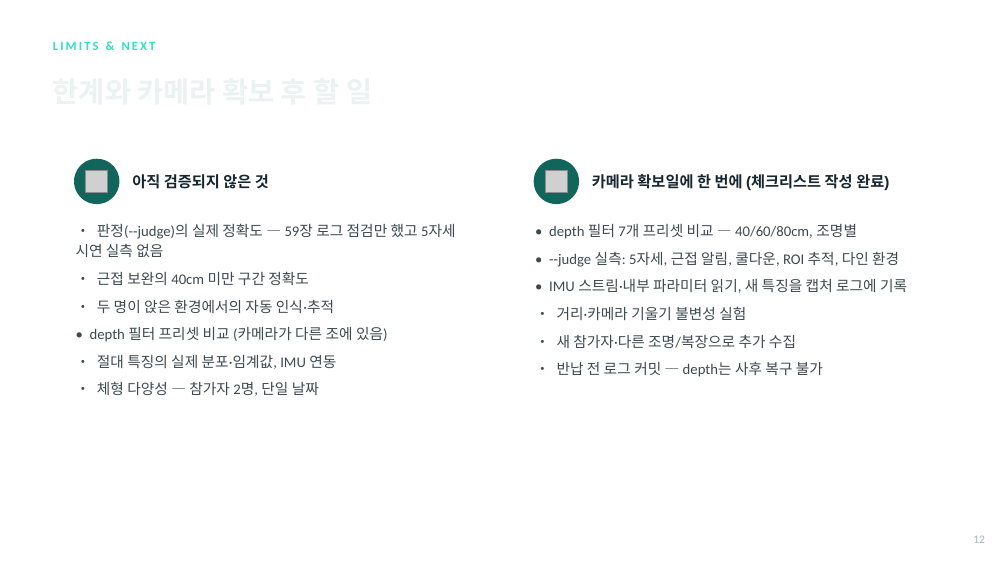
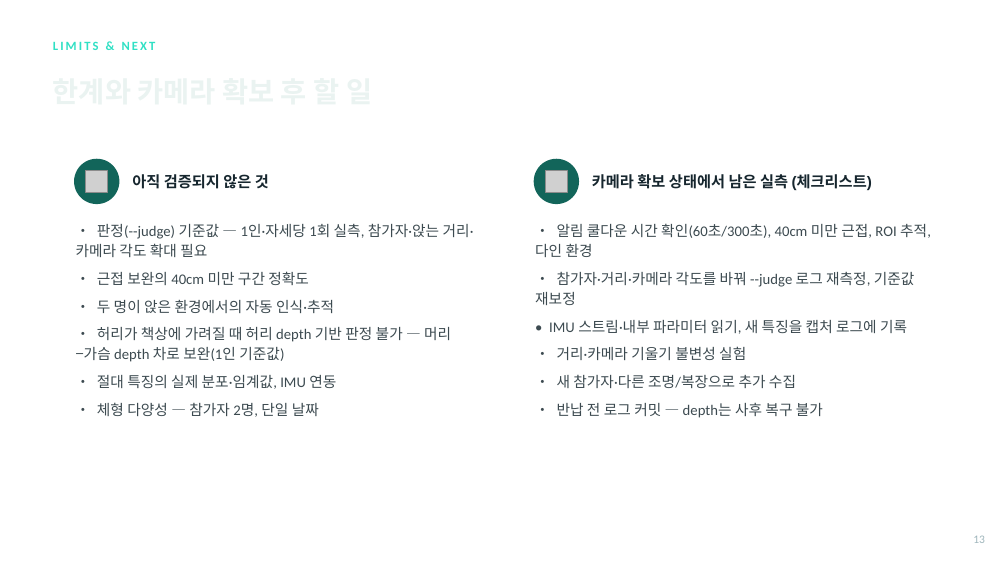
Before and after one commit to gianpark/AIoT-Project, a slide deck: slide 13 of barunjase_week5.pptx (slide 12 before the commit). Drawn at 1008x567 pixels with LibreOffice and Linux fonts; fonts in the diff are those of the drawing; grey boxes stand for pictures; background and template pictures are left out. Boxes give left, top, right and bottom in pixels: in the first picture for what was removed or moved away, otherwise in the second. Text is boxed around its words. In the diff, an @@ line names an element or a change of style, - is before the commit and + after.

```diff
--- a/barunjase_week5.pptx
+++ b/barunjase_week5.pptx
@@ text at (x1=592, y1=174, x2=872, y2=190): text changed @@
-카메라 확보일에 한 번에 (체크리스트 작성 완료)
+카메라 확보 상태에서 남은 실측 (체크리스트)
@@ text at (x1=76, y1=223, x2=474, y2=257): text changed @@
-• 판정(--judge)의 실제 정확도 — 59장 로그 점검만 했고 5자세 시연 실측 없음
+• 판정(--judge) 기준값 — 1인·자세당 1회 실측, 참가자·앉는 거리·카메라 각도 확대 필요
@@ text at (x1=535, y1=224, x2=931, y2=305): text changed @@
-• depth 필터 7개 프리셋 비교 — 40/60/80cm, 조명별
-• --judge 실측: 5자세, 근접 알림, 쿨다운, ROI 추적, 다인 환경
+• 알림 쿨다운 시간 확인(60초/300초), 40cm 미만 근접, ROI 추적, 다인 환경
+• 참가자·거리·카메라 각도를 바꿔 --judge 로그 재측정, 기준값 재보정
@@ text at (x1=76, y1=327, x2=451, y2=362): text changed @@
-• depth 필터 프리셋 비교 (카메라가 다른 조에 있음)
+• 허리가 책상에 가려질 때 허리 depth 기반 판정 불가 — 머리−가슴 depth 차로 보완(1인 기준값)
```
Also in this commit, not shown: 9 other slides changed, 1 slide added, 2 other files.
